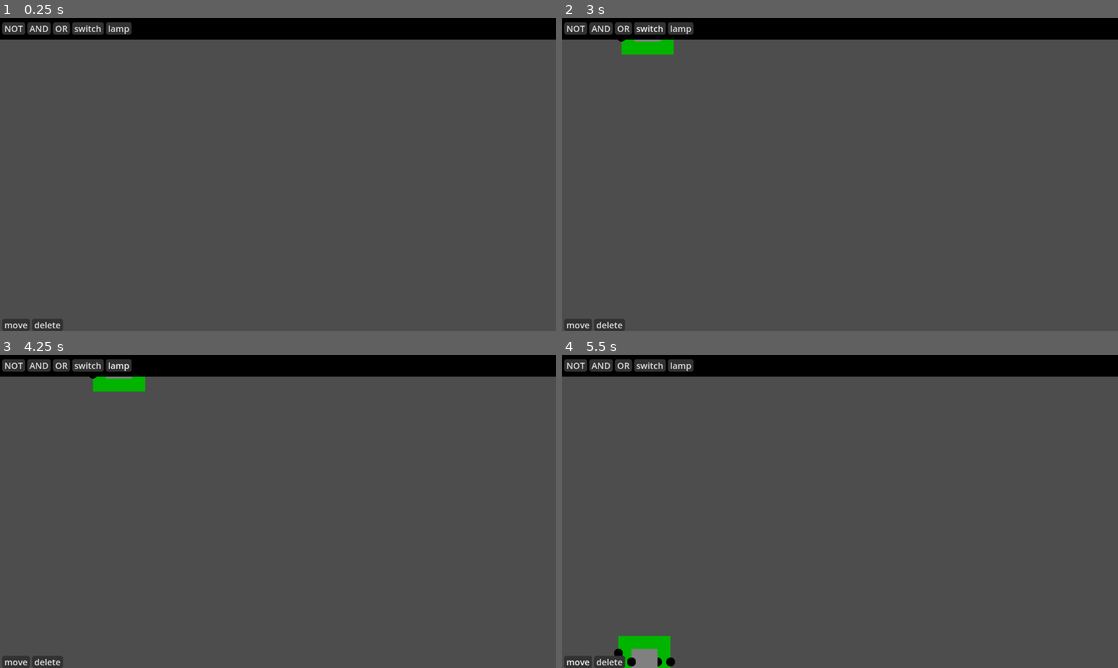
Above: before the commit, frames 1-4 (two rows, left to right).
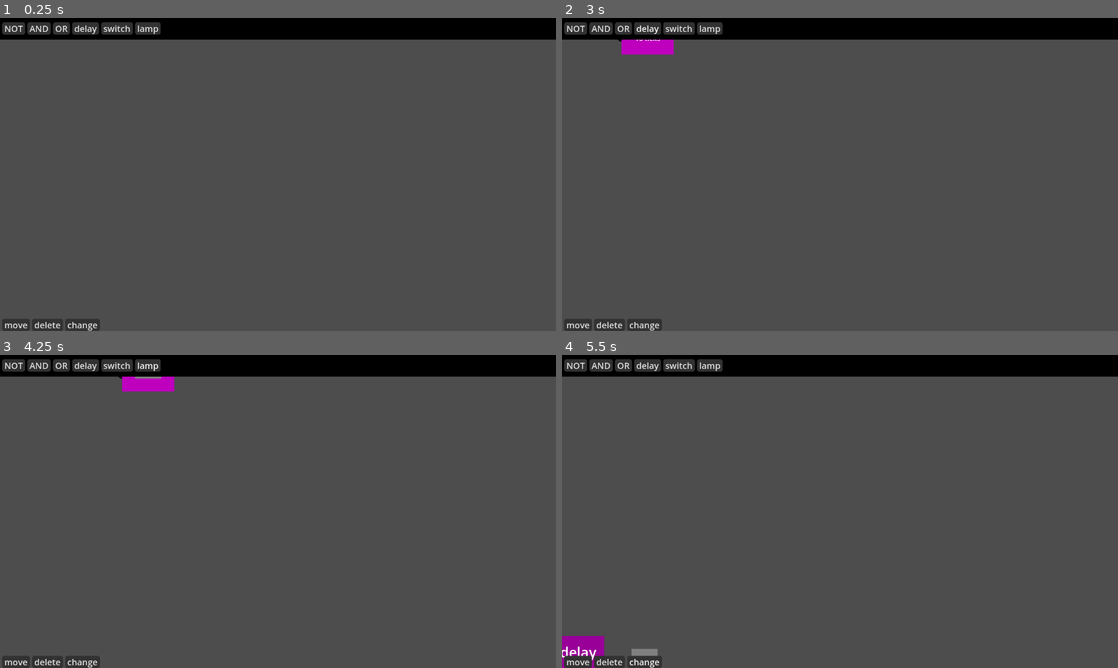
Above: after the commit, the same moments.

Repository: Jonas-Stefan/monosim
Game: Godot game, scene res://Scenes/root.tscn
The game is run twice, just before and just after one commit, with the same random seed, the same clock (stepped at 60 frames per second) and the same inputs.
Inputs (mouse positions are in pixels of both pictures, inside the frame that each line leads up to):
- Up to frame 1 (0.25 s): no input
- Up to frame 2 (3 s): click "NOT" at 0.5 s; click "AND" at 1.25 s; click "OR" at 2 s; click (645, 27) at 2.75 s, where only the run after the commit has a clickable "delay"
- Up to frame 3 (4.25 s): click "lamp" at 3.5 s
- Up to frame 4 (5.5 s): click "move" at 4.25 s; click (645, 661) at 5 s, where only the run after the commit has a clickable "change"

The runs differ from the first frame. In frame 1, 0.6% of the frame differs, in the area x 11-29%, y 1-100%; in frame 2, 1.0%; in frame 3, 1.3%; in frame 4, 1.7%, in the area x 0-29%, y 1-100%.

Commit message:
added delay gate and change tool

Diff:
--- a/BaseComponents/and.tscn
+++ b/BaseComponents/and.tscn
@@ -2,7 +2,7 @@
 
 [ext_resource type="Script" path="res://Scripts/gate.gd" id="1_v27xy"]
 [ext_resource type="Texture2D" uid="uid://cm6pr0epubyad" path="res://Sprites/gate.png" id="2_lgjwq"]
-[ext_resource type="LabelSettings" uid="uid://bowtv2igofvn7" path="res://Fonts/font.tres" id="3_3fyl2"]
+[ext_resource type="LabelSettings" uid="uid://bowtv2igofvn7" path="res://Fonts/nameFont.tres" id="3_3fyl2"]
 [ext_resource type="PackedScene" uid="uid://bm66f64gdvxcf" path="res://Scenes/input.tscn" id="4_tu2do"]
 [ext_resource type="PackedScene" uid="uid://c46q0dw0jb7ye" path="res://Scenes/output.tscn" id="5_ahwht"]
 
@@ -13,7 +13,7 @@
 type = "AND"
 
 [node name="body" type="Sprite2D" parent="."]
-modulate = Color(0, 0, 0.705882, 1)
+modulate = Color(0, 0, 0.745098, 1)
 scale = Vector2(0.2, 0.2)
 texture = ExtResource("2_lgjwq")
 
--- /dev/null
+++ b/BaseComponents/delay.tscn
@@ -0,0 +1,56 @@
+[gd_scene load_steps=8 format=3 uid="uid://bap5xye1chn3c"]
+
+[ext_resource type="Script" path="res://Scripts/delay.gd" id="1_jxksf"]
+[ext_resource type="Texture2D" uid="uid://cm6pr0epubyad" path="res://Sprites/gate.png" id="1_sn0dc"]
+[ext_resource type="LabelSettings" uid="uid://bowtv2igofvn7" path="res://Fonts/nameFont.tres" id="2_0n7qt"]
+[ext_resource type="PackedScene" uid="uid://bm66f64gdvxcf" path="res://Scenes/input.tscn" id="3_61cc8"]
+[ext_resource type="LabelSettings" uid="uid://dy21717wg8iec" path="res://Fonts/smallFont.tres" id="3_xe443"]
+[ext_resource type="PackedScene" uid="uid://c46q0dw0jb7ye" path="res://Scenes/output.tscn" id="4_awbt1"]
+
+[sub_resource type="RectangleShape2D" id="RectangleShape2D_4ibxc"]
+
+[node name="delay" type="Node2D"]
+script = ExtResource("1_jxksf")
+
+[node name="body" type="Sprite2D" parent="."]
+modulate = Color(0.745098, 0, 0.745098, 1)
+scale = Vector2(0.2, 0.2)
+texture = ExtResource("1_sn0dc")
+
+[node name="name" type="Label" parent="."]
+anchors_preset = 15
+anchor_right = 1.0
+anchor_bottom = 1.0
+offset_left = -41.5
+offset_top = -45.0
+offset_right = 41.5
+grow_horizontal = 2
+grow_vertical = 2
+text = "delay"
+label_settings = ExtResource("2_0n7qt")
+
+[node name="delay" type="Label" parent="."]
+anchors_preset = 15
+anchor_right = 1.0
+anchor_bottom = 1.0
+offset_left = -41.5
+offset_right = 41.5
+offset_bottom = 45.0
+grow_horizontal = 2
+grow_vertical = 2
+text = "1 tick"
+label_settings = ExtResource("3_xe443")
+horizontal_alignment = 1
+vertical_alignment = 1
+
+[node name="input" parent="." instance=ExtResource("3_61cc8")]
+position = Vector2(-60, 0)
+
+[node name="output" parent="." instance=ExtResource("4_awbt1")]
+position = Vector2(60, 0)
+
+[node name="dragArea" type="Area2D" parent="."]
+
+[node name="shape" type="CollisionShape2D" parent="dragArea"]
+scale = Vector2(5, 5)
+shape = SubResource("RectangleShape2D_4ibxc")
--- a/BaseComponents/not.tscn
+++ b/BaseComponents/not.tscn
@@ -2,7 +2,7 @@
 
 [ext_resource type="Script" path="res://Scripts/gate.gd" id="1_dk1fp"]
 [ext_resource type="Texture2D" uid="uid://cm6pr0epubyad" path="res://Sprites/gate.png" id="2_dyrwo"]
-[ext_resource type="LabelSettings" uid="uid://bowtv2igofvn7" path="res://Fonts/font.tres" id="3_fqq7q"]
+[ext_resource type="LabelSettings" uid="uid://bowtv2igofvn7" path="res://Fonts/nameFont.tres" id="3_fqq7q"]
 [ext_resource type="PackedScene" uid="uid://bm66f64gdvxcf" path="res://Scenes/input.tscn" id="4_j5a3h"]
 [ext_resource type="PackedScene" uid="uid://c46q0dw0jb7ye" path="res://Scenes/output.tscn" id="5_kwoff"]
 
@@ -13,7 +13,7 @@
 type = "NOT"
 
 [node name="body" type="Sprite2D" parent="."]
-modulate = Color(0.705882, 0, 0, 1)
+modulate = Color(0.745098, 0, 0, 1)
 scale = Vector2(0.2, 0.2)
 texture = ExtResource("2_dyrwo")
 
--- a/BaseComponents/or.tscn
+++ b/BaseComponents/or.tscn
@@ -2,7 +2,7 @@
 
 [ext_resource type="Script" path="res://Scripts/gate.gd" id="1_toljr"]
 [ext_resource type="Texture2D" uid="uid://cm6pr0epubyad" path="res://Sprites/gate.png" id="2_k0su6"]
-[ext_resource type="LabelSettings" uid="uid://bowtv2igofvn7" path="res://Fonts/font.tres" id="3_05t1p"]
+[ext_resource type="LabelSettings" uid="uid://bowtv2igofvn7" path="res://Fonts/nameFont.tres" id="3_05t1p"]
 [ext_resource type="PackedScene" uid="uid://bm66f64gdvxcf" path="res://Scenes/input.tscn" id="4_vp3ff"]
 [ext_resource type="PackedScene" uid="uid://c46q0dw0jb7ye" path="res://Scenes/output.tscn" id="5_2q6kh"]
 
@@ -13,7 +13,7 @@
 type = "OR"
 
 [node name="body" type="Sprite2D" parent="."]
-modulate = Color(0, 0.705882, 0, 1)
+modulate = Color(0, 0.745098, 0, 1)
 scale = Vector2(0.2, 0.2)
 texture = ExtResource("2_k0su6")
 
--- /dev/null
+++ b/Fonts/smallFont.tres
@@ -0,0 +1,3 @@
+[gd_resource type="LabelSettings" format=3 uid="uid://dy21717wg8iec"]
+
+[resource]
--- a/Scenes/root.tscn
+++ b/Scenes/root.tscn
@@ -6,6 +6,7 @@
 
 [node name="root" type="Node2D"]
 script = ExtResource("1_pfpyv")
+tps = 100
 
 [node name="cam" type="Camera2D" parent="."]
 script = ExtResource("2_jcwwb")
--- a/Scenes/ui.tscn
+++ b/Scenes/ui.tscn
@@ -60,6 +60,12 @@
 text = "OR"
 script = ExtResource("2_bq4jl")
 
+[node name="delay" type="Button" parent="topButtons/VBoxContainer/MarginContainer/HBoxContainer"]
+layout_mode = 2
+theme = ExtResource("1_c8xgw")
+text = "delay"
+script = ExtResource("2_bq4jl")
+
 [node name="switch" type="Button" parent="topButtons/VBoxContainer/MarginContainer/HBoxContainer"]
 layout_mode = 2
 theme = ExtResource("1_c8xgw")
@@ -111,3 +117,9 @@
 text = "delete
 "
 script = ExtResource("3_kbmjr")
+
+[node name="change" type="Button" parent="toolSelection/MarginContainer/HBoxContainer"]
+layout_mode = 2
+theme = ExtResource("1_c8xgw")
+text = "change"
+script = ExtResource("3_kbmjr")
--- a/Scripts/componentBase.gd
+++ b/Scripts/componentBase.gd
@@ -2,7 +2,18 @@
 class_name componentBase
 
 #var state: bool = false
-var selected: bool = false
+var selected: bool = false:
+	set(value):
+		if value == true:
+			for child in get_children():
+				if child.get_class() == "Sprite2D":
+					child.self_modulate = Color(1, 1, 1, 1)
+		else:
+			for child in get_children():
+				if child.get_class() == "Sprite2D":
+					child.self_modulate = Color(0.8, 0.8, 0.8, 1)
+		selected = value
+
 var dragOffset: Vector2
 var outputs: Array[Node2D]
 var inputs: Array[Node2D]
@@ -23,7 +34,7 @@
 	return
 
 func _process(_delta) -> void:
-	if selected:
+	if selected and globals.tool == globals.tools.MOVE:
 		#move the node to the global mouse position
 		var currentMousePos = get_global_mouse_position()
 		var dPos = currentMousePos + dragOffset - global_position
@@ -56,6 +67,8 @@
 	elif globals.tool == globals.tools.DELETE:
 		if event.is_action_pressed("lClick"):
 			delete()
+	elif globals.tool == globals.tools.CHANGE:
+		handle_change_tool(event)
 	return
 
 #handle the delete tool and generally deleting the component
@@ -100,3 +113,10 @@
 			if input.connectedOutput != null:
 				var wire: Line2D = input.connectedWire
 				wire.set_wire_point_position(wire.get_wire_point_count() - 1, input.global_position - input.connectedOutput.global_position)
+
+func handle_change_tool(event: InputEvent) -> void:
+	var root: Node2D = get_tree().get_root().get_node("root")
+	if event.is_action_pressed("lClick"):
+		for gate in root.gates:
+			gate.selected = false
+		selected = true
--- a/Scripts/componentBtn.gd
+++ b/Scripts/componentBtn.gd
@@ -14,6 +14,9 @@
 	elif self.name == "OR":
 		var gate: Node2D = load("res://BaseComponents/or.tscn").instantiate()
 		add_gate(gate)
+	elif self.name == "delay":
+		var gate: Node2D = load("res://BaseComponents/delay.tscn").instantiate()
+		add_gate(gate)
 	elif self.name == "switch":
 		var pin: Node2D = load("res://BaseComponents/switch.tscn").instantiate()
 		add_pin(pin)
@@ -25,6 +28,8 @@
 		return
 
 func add_gate(gate: Node2D) -> void:
+	reset_tool()
+
 	var root: Node2D = get_tree().get_root().get_node("root")
 	var gates: Node2D = root.get_node("gates")
 	gate.selected = true
@@ -32,8 +37,15 @@
 	root.gates.append(gate)
 
 func add_pin(pin: Node2D) -> void:
+	reset_tool()
+
 	var root: Node2D = get_tree().get_root().get_node("root")
 	var pins: Node2D = root.get_node("pins")
 	pin.selected = true
 	pins.add_child(pin)
 	root.pins.append(pin)
+
+func reset_tool() -> void:
+	globals.tool = globals.tools.MOVE
+
+	return
--- /dev/null
+++ b/Scripts/delay.gd
@@ -0,0 +1,38 @@
+extends componentBase
+
+var delay: int = 1:
+	set(value):
+		delay = value
+		delayArray = []
+		for i in range(0, delay):
+			delayArray.append(false)
+		$delay.text = str(delay) + " ticks"
+var delayArray: Array[bool] = [false]
+@onready var delayLabel: Label = $delay
+
+# Called when the node enters the scene tree for the first time.
+func _ready():
+	super._ready()
+	delay = 10
+
+
+# Called every frame. 'delta' is the elapsed time since the previous frame.
+func _process(delta):
+	super._process(delta)
+
+func calculate() -> bool:
+	if delay <= 1:
+		if inputs[0].connectedOutput == null:
+			return false
+		else:
+			return inputs[0].connectedOutput.state
+	var returnState: bool = delayArray[0]
+
+	delayArray.remove_at(0)
+
+	if inputs[0].connectedOutput == null:
+		delayArray.append(false)
+	else:
+		delayArray.append(inputs[0].connectedOutput.state)
+
+	return returnState
--- a/Scripts/gate.gd
+++ b/Scripts/gate.gd
@@ -11,14 +11,18 @@
 	return
 
 func calculate() -> bool:
+	var calcInputs: Array[bool] = []
 	for input in inputs:
 		if input.connectedOutput == null:
-			return false
+			calcInputs.append(false)
+		else:
+			calcInputs.append(input.connectedOutput.state)
+
 	if type == "AND":
-		return inputs[0].connectedOutput.state and inputs[1].connectedOutput.state
+		return calcInputs[0] and calcInputs[1]
 	elif type == "OR":
-		return inputs[0].connectedOutput.state or inputs[1].connectedOutput.state
+		return calcInputs[0] or calcInputs[1]
 	elif type == "NOT":
-		return not inputs[0].connectedOutput.state
+		return not calcInputs[0]
 	else:
 		return false
--- a/Scripts/globals.gd
+++ b/Scripts/globals.gd
@@ -1,10 +1,11 @@
 extends Node
 class_name globals
 
-enum tools {MOVE, DELETE}
+enum tools {MOVE, DELETE, CHANGE}
 
 static var selectedOutput: Node2D = null
 static var tool: tools = tools.MOVE
+
 static var gridSize: int  = 10
 
 static func snap_to_grid(pos: Vector2) -> Vector2:
--- a/Scripts/logic.gd
+++ b/Scripts/logic.gd
@@ -93,3 +93,21 @@
 
 		if event.is_action_pressed("rClick"):
 			wire.remove_wire_point(wire.get_wire_point_count() - 1)
+
+	if globals.tool == globals.tools.CHANGE:
+		if event is InputEventKey and event.is_pressed():
+			if event.get_keycode() >= 48 and event.get_keycode() <= 57:
+				for gate in gates:
+					if gate.name.substr(0, 5) == "delay" and gate.selected:
+						gate.delay = int(str(gate.delay) + str(event.get_keycode() - 48))
+			elif event.get_keycode() >= 4194438 and event.get_keycode() <= 4194447:
+				for gate in gates:
+					if gate.name.substr(0, 5) == "delay" and gate.selected:
+						gate.delay = int(str(gate.delay) + str(event.get_keycode() - 4194438))
+			elif event.get_keycode() == 4194308:
+				for gate in gates:
+					if gate.name.substr(0, 5) == "delay" and gate.selected:
+						gate.delay = int(str(gate.delay).substr(0, str(gate.delay).length() - 1))
+			elif event.get_keycode() == 4194309:
+				for gate in gates:
+					gate.selected = false
--- a/Scripts/toolBtn.gd
+++ b/Scripts/toolBtn.gd
@@ -5,7 +5,13 @@
 	self.button_down.connect(_on_button_down)
 
 func _on_button_down():
+	var root: Node2D = get_tree().get_root().get_node("root")
+	for gate in root.gates:
+		gate.selected = false
+
 	if self.name == "move":
 		globals.tool = globals.tools.MOVE
 	elif self.name == "delete":
 		globals.tool = globals.tools.DELETE
+	elif self.name == "change":
+		globals.tool = globals.tools.CHANGE
--- a/Scripts/wire.gd
+++ b/Scripts/wire.gd
@@ -110,37 +110,29 @@
 		params.collide_with_bodies = false
 		for dict in space.intersect_point(params):
 			if dict["collider"].get_parent().name.substr(0, 5) == "input" or dict["collider"].get_parent().name.substr(0, 6) == "output":
-				print("return")
 				return
 
 		#actually create the new wire
 		var newWire: Line2D = load("res://Scenes/wire.tscn").instantiate()
-		print("new wire")
 
 		#add the wire to the scene, assuming the path is 'output' - 'wires' - 'wire'
 		get_parent().get_parent().wires.append(newWire)
 		get_parent().add_child(newWire)
 		for i in range(wireIndex + 1):
-			print("adding wire point")
 			newWire.add_wire_point(get_wire_point_position(i))
 
 		#add a final point to the wire
 		#distance between last point and mouse
 		var distance: Vector2 = get_global_mouse_position() - get_wire_point_global_position(wireIndex)
 		var length: int = int(globals.snap_to_grid(Vector2(distance.length(), 0)).x)
-		print("length: " + str(length))
 
 		#angle between last point and next point in the 'parent wire'
 		var lastPoint: Vector2 = newWire.get_wire_point_position(newWire.get_point_count() - 1)
 		var nextPoint: Vector2 = get_wire_point_position(wireIndex + 1)
 		var angle: float = atan2(nextPoint.y - lastPoint.y, nextPoint.x - lastPoint.x)
-		print("angle: " + str(rad_to_deg(angle)))
 
 		#add the point
-		print(newWire.get_point_count())
 		newWire.add_wire_point(get_wire_point_position(wireIndex) + Vector2(cos(angle) * length, sin(angle) * length))
-		print("added final point")
-		print(newWire.get_point_count())
 
 		#add a point that will move with the mouse
 		newWire.add_wire_point(Vector2(0, 0))
Renamed: Fonts/font.tres -> Fonts/nameFont.tres
